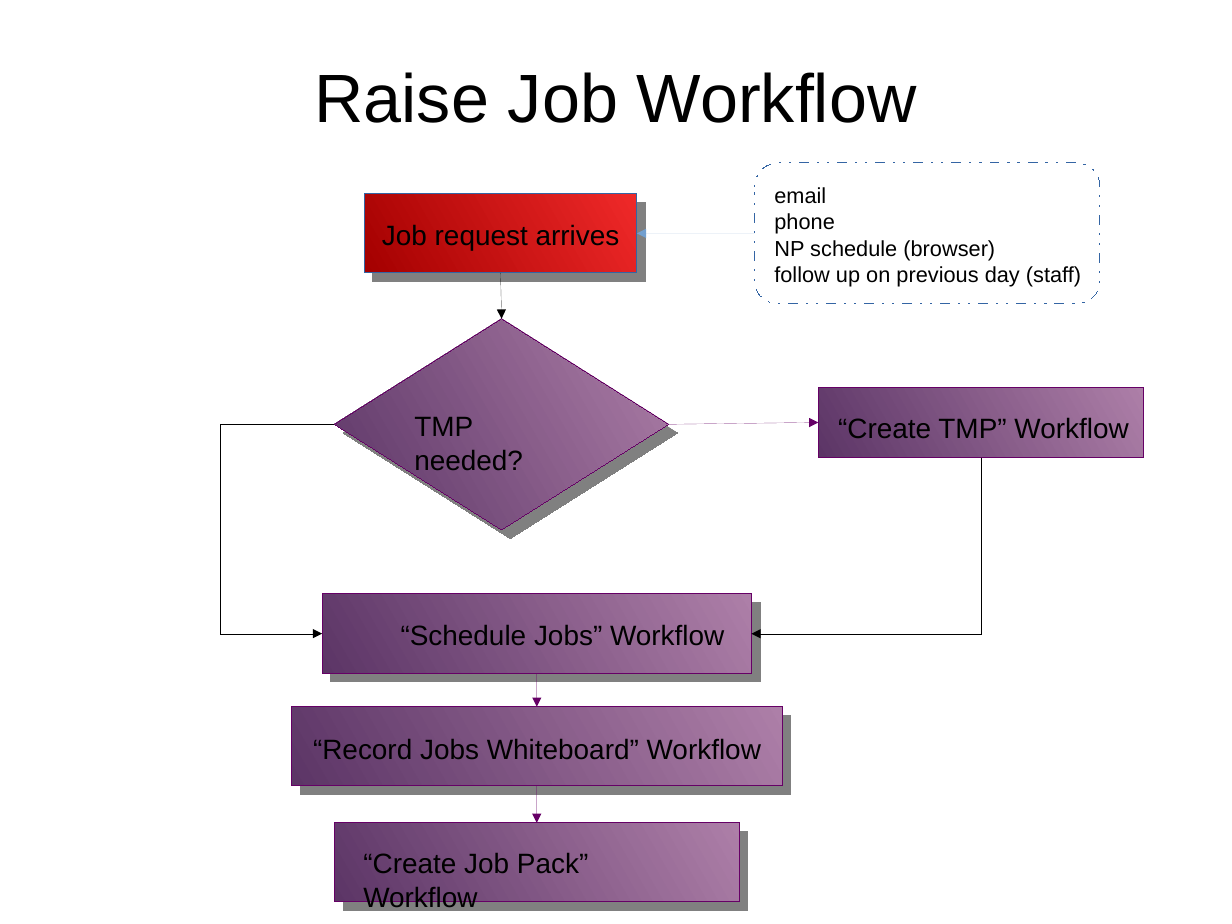
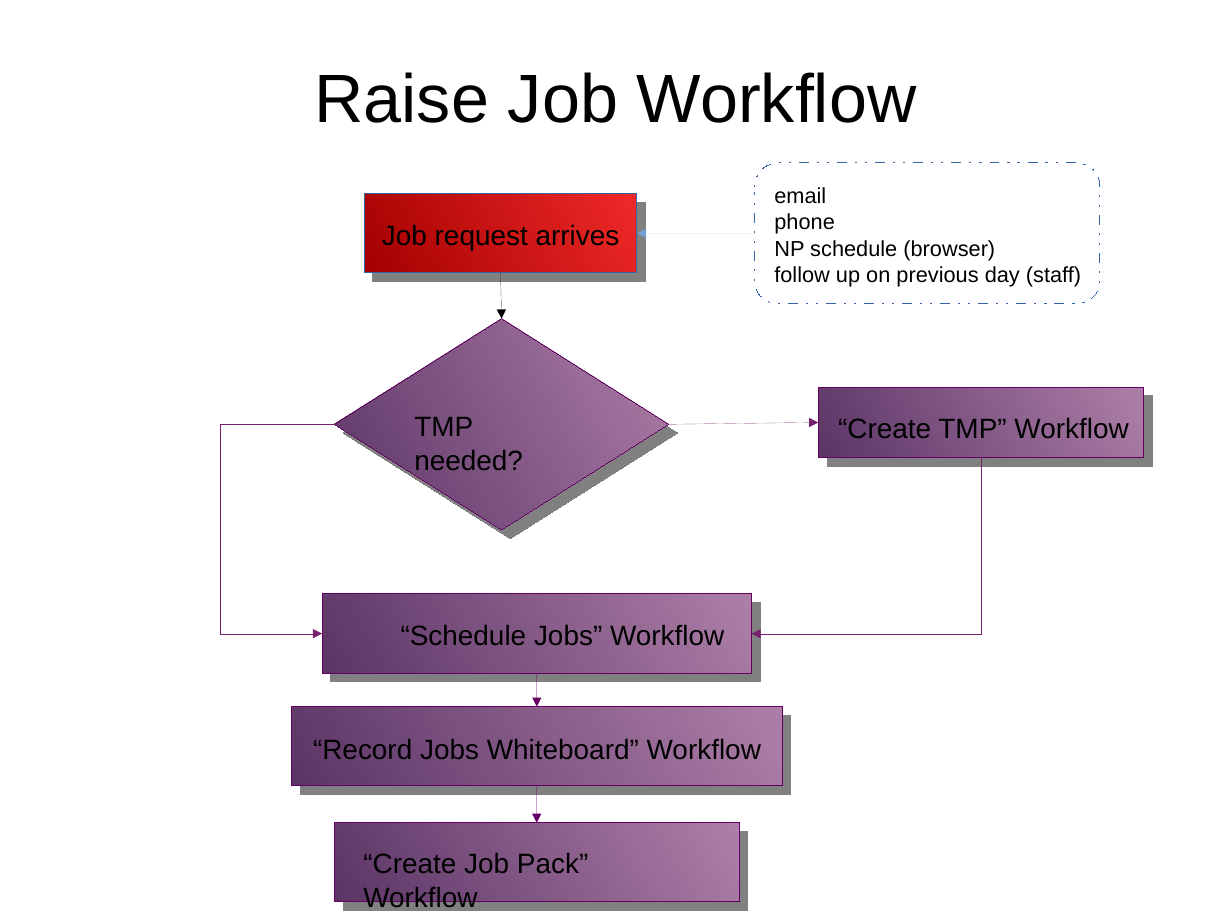
Before and after one commit to monkeysh1ne/TMNZ_Stuff, a slide deck: slide 3 of Workflows BP Models.odp. Drawn at 1232x924 pixels with LibreOffice and Linux fonts; fonts in the diff are those of the drawing. Boxes give left, top, right and bottom in pixels: in the first picture for what was removed or moved away, otherwise in the second. Text is boxed around its words. In the diff, an @@ line names an element or a change of style, - is before the commit and + after.

```diff
--- a/Workflows BP Models.odp
+++ b/Workflows BP Models.odp
@@ rectangle at box(818, 387, 1144, 457): shadow on @@
@@ elbow arrow (334, 425) - (322, 634): stroke #000000 0 pt to #77216F 0 pt @@
@@ arrow (669, 425) - (818, 423): stroke #660066 0 pt to #77216F 0 pt @@
@@ elbow arrow (982, 457) - (751, 634): stroke #000000 0 pt to #77216F 0 pt @@
```
Also in this commit, not shown: 1 other slide changed, 1 other file.
